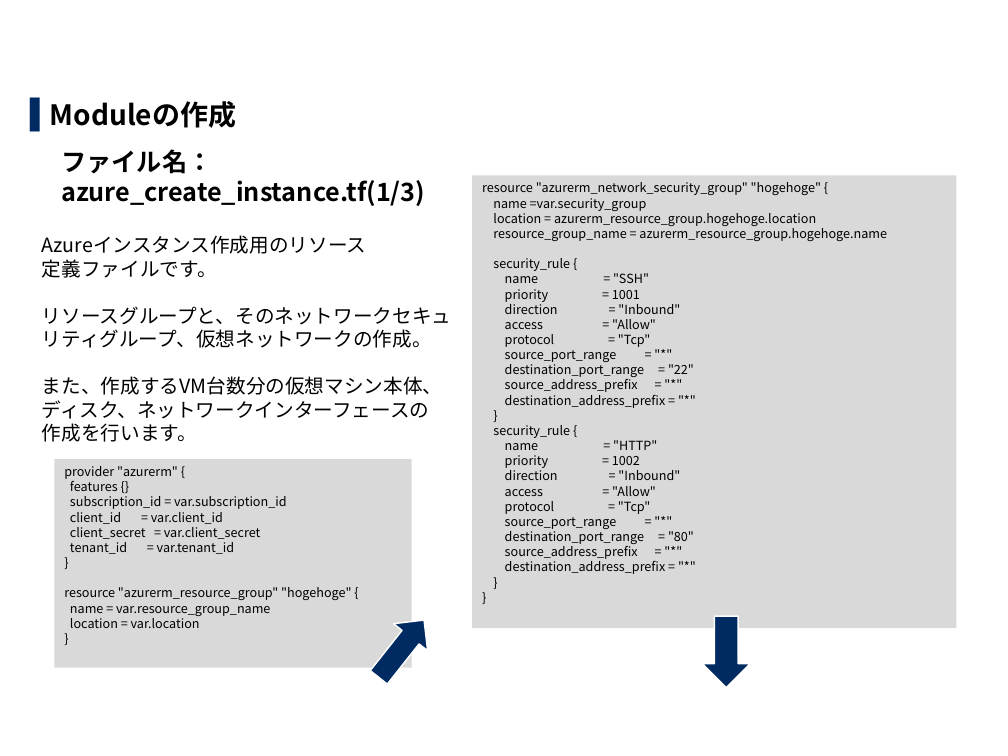
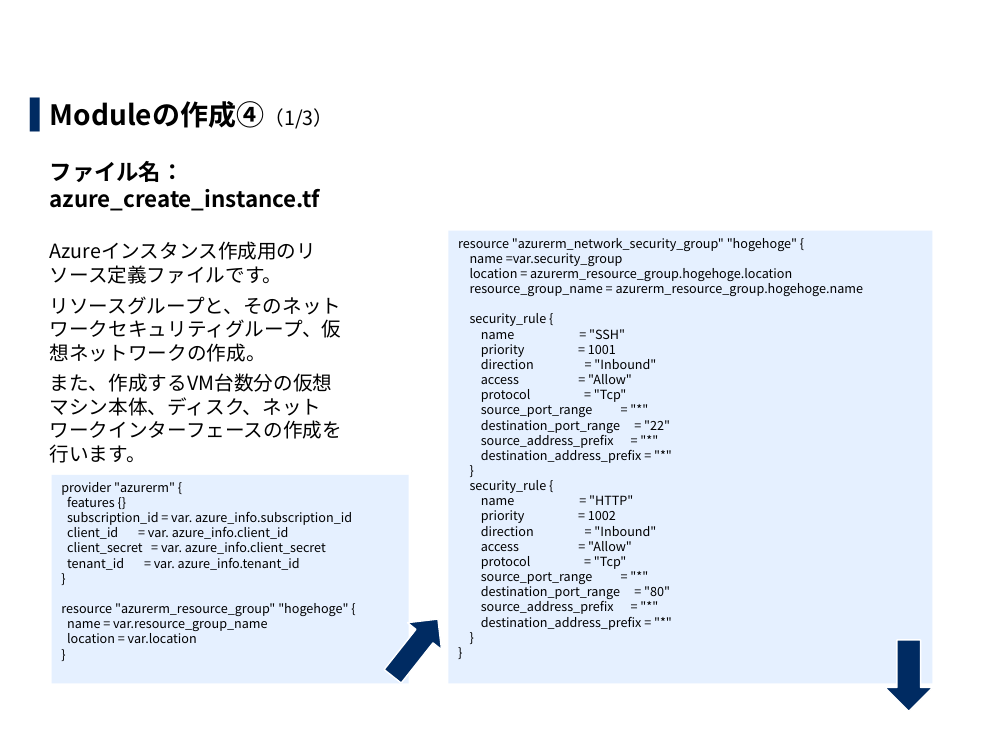
Before and after one commit to exastro-suite/it-automation-docs, a slide deck: slide 11 of asset/Learn_ja/ITA-Terraform-driver-practice_ja.pptx. Drawn at 1008x756 pixels with LibreOffice and Linux fonts; fonts in the diff are those of the drawing; background and template pictures are left out. Boxes give left, top, right and bottom in pixels: in the first picture for what was removed or moved away, otherwise in the second. Text is boxed around its words. In the diff, an @@ line names an element or a change of style, - is before the commit and + after.

```diff
--- a/asset/Learn_ja/ITA-Terraform-driver-practice_ja.pptx
+++ b/asset/Learn_ja/ITA-Terraform-driver-practice_ja.pptx
@@ text "Moduleの作成④（1/3）" at (x1=50, y1=101, x2=342, y2=463): columns 1 to 3 @@
@@ text at (x1=50, y1=101, x2=342, y2=463): text changed; size 20 to 14 pt; bold off @@
-▌ Moduleの作成
+▌ Moduleの作成④（1/3）
+  ファイル名：azure_create_instance.tf
+  Azureインスタンス作成用のリソース定義ファイルです。
+  リソースグループと、そのネットワークセキュリティグループ、仮想ネットワークの作成。
+  また、作成するVM台数分の仮想マシン本体、ディスク、ネットワークインターフェースの作成を行います。
@@ text removed at (x1=61, y1=149, x2=425, y2=206) @@
-ファイル名：azure_create_instance.tf(1/3)
@@ text removed at (x1=42, y1=235, x2=451, y2=442) @@
-Azureインスタンス作成用のリソース
-定義ファイルです。
-リソースグループと、そのネットワークセキュリティグループ、仮想ネットワークの作成。
-また、作成するVM台数分の仮想マシン本体、ディスク、ネットワークインターフェースの
-作成を行います。
@@ rectangle "resource "azurerm_network_security_group" "hogehoge" {" moved from (x1=472, y1=175, x2=956, y2=628) to (x1=449, y1=231, x2=932, y2=683) @@
@@ rectangle "resource "azurerm_network_security_group" "hogehoge" {" at (x1=449, y1=231, x2=932, y2=683): fill #D9D9D9 to #E5F0FF @@
@@ rectangle "provider "azurerm" {" at (x1=51, y1=475, x2=408, y2=683): fill #D9D9D9 to #E5F0FF @@
@@ rectangle "provider "azurerm" {" moved from (x1=54, y1=459, x2=411, y2=667) to (x1=51, y1=475, x2=408, y2=683) @@
@@ text in rectangle at (x1=67, y1=512, x2=352, y2=570): text changed @@
-subscription_id = var.subscription_id
-client_id = var.client_id
-client_secret = var.client_secret
-tenant_id = var.tenant_id
+subscription_id = var. azure_info.subscription_id
+client_id = var. azure_info.client_id
+client_secret = var. azure_info.client_secret
+tenant_id = var. azure_info.tenant_id
@@ right arrow moved from (x1=362, y1=607, x2=441, y2=691) to (x1=376, y1=606, x2=455, y2=690) @@
@@ right arrow moved from (x1=703, y1=616, x2=750, y2=687) to (x1=885, y1=640, x2=932, y2=712) @@
```
Also in this commit, not shown: 36 other slides changed, 3 other files.
